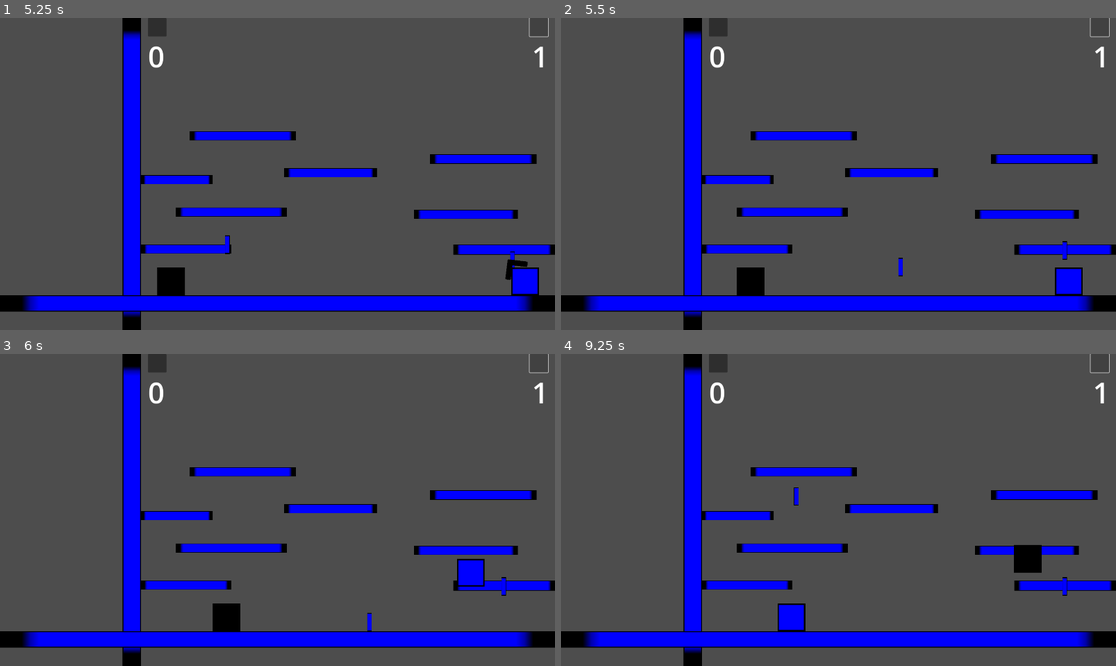
Above: before the commit, frames 1-4 (two rows, left to right).
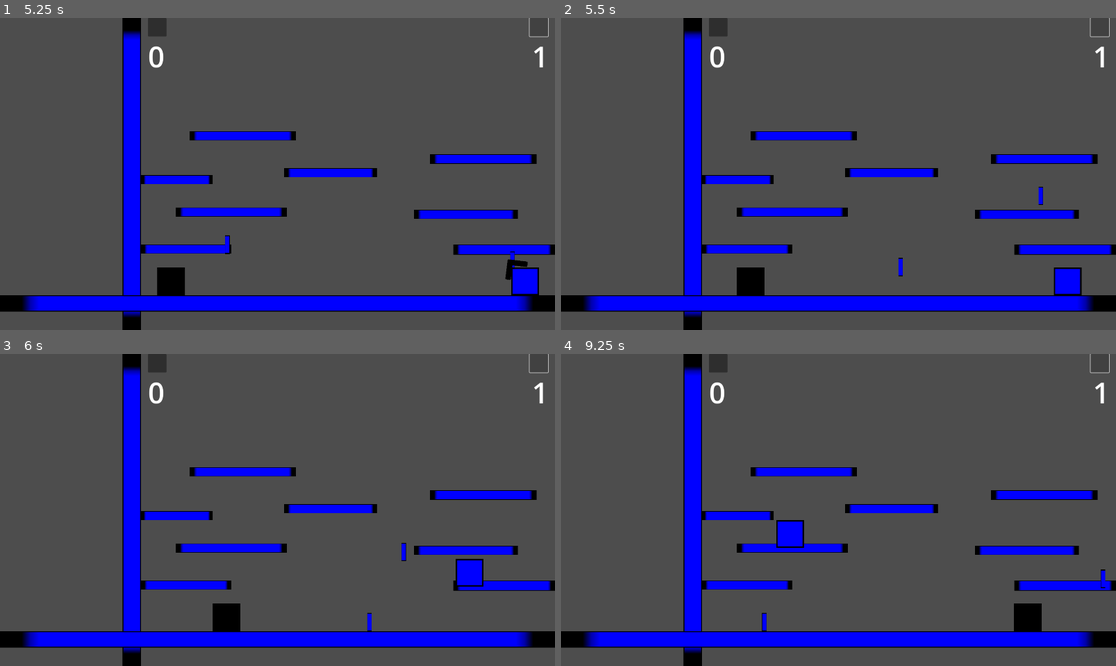
Above: after the commit, the same moments.

Repository: ra314/micro-swords
Game: Godot game, scene res://Main.tscn
The game is run twice, just before and just after one commit, with the same random seed, the same clock (stepped at 60 frames per second) and the same inputs.
Inputs (mouse positions are in pixels of both pictures, inside the frame that each line leads up to):
- Up to frame 1 (5.25 s): click (155, 27) at 0.5 s; click (538, 27) at 1.25 s; click (155, 27) at 2 s; click (538, 27) at 2.75 s; click (155, 27) at 3.5 s; click (538, 27) at 4.25 s; tap Z (BLACK) at 5.1 s
- Up to frame 2 (5.5 s): tap M (BLUE) at 5.3 s
- Up to frame 3 (6 s): tap M (BLUE) at 5.85 s
- Up to frame 4 (9.25 s): tap Z (BLACK) at 6.05, 6.6, 7.55, 8.1, 9.05 s; tap M (BLUE) at 6.8, 7.35, 8.3, 8.85 s

Frame 1 is identical in both runs. In frame 2, 0.2% of the frame differs, in the area x 85-94%, y 54-89%; in frame 3, 0.2%; in frame 4, 1.9%, in the area x 36-99%, y 42-89%.

Commit message:
Removed usage of is_on_floor with custom collision handling.

Diff:
--- a/Main.tscn
+++ b/Main.tscn
@@ -26,7 +26,7 @@
 position = Vector2(1920, 0)
 scale = Vector2(8, 135)
 
-[node name="Floor" parent="." instance=ExtResource("2_qj3co")]
+[node name="Platform0" parent="." instance=ExtResource("2_qj3co")]
 position = Vector2(0, 960)
 scale = Vector2(240, 7)
 collision_mask = 31
--- a/Sword.gd
+++ b/Sword.gd
@@ -39,7 +39,7 @@
 		move_and_slide()
 		detect_swordsman_collision()
 
-		if is_on_floor():
+		if detect_platform_collision():
 			become_grounded()
 		else:
 			# Handle switching directions
@@ -66,6 +66,14 @@
 		if collider.name == "Black" or collider.name == "Blue":
 			collider.respond_to_collision(self)
 
+func detect_platform_collision() -> bool:
+	for i in get_slide_collision_count():
+		var collider = get_slide_collision(i).get_collider()
+		if collider.name.contains("Platform"):
+			print(collider.name)
+			return true
+	return false
+
 func become_grounded():
 	state = ENUMS.SWORD_STATE.GROUNDED
 	velocity = Vector2(0,0)
--- a/Swordsman.gd
+++ b/Swordsman.gd
@@ -183,7 +183,8 @@
 		var sword: Sword = root.get_sword(held_item)
 
 		# Enable collision with other swordsman
-		sword.set_collision_mask_value(other_swordsman.collision_layer(), true)
+		if other_swordsman != null:
+			sword.set_collision_mask_value(other_swordsman.collision_layer(), true)
 		# Enable pickup of grounded swords
 		root.update_collision_between_swords_and_swordsmen()
 		# Update held item
